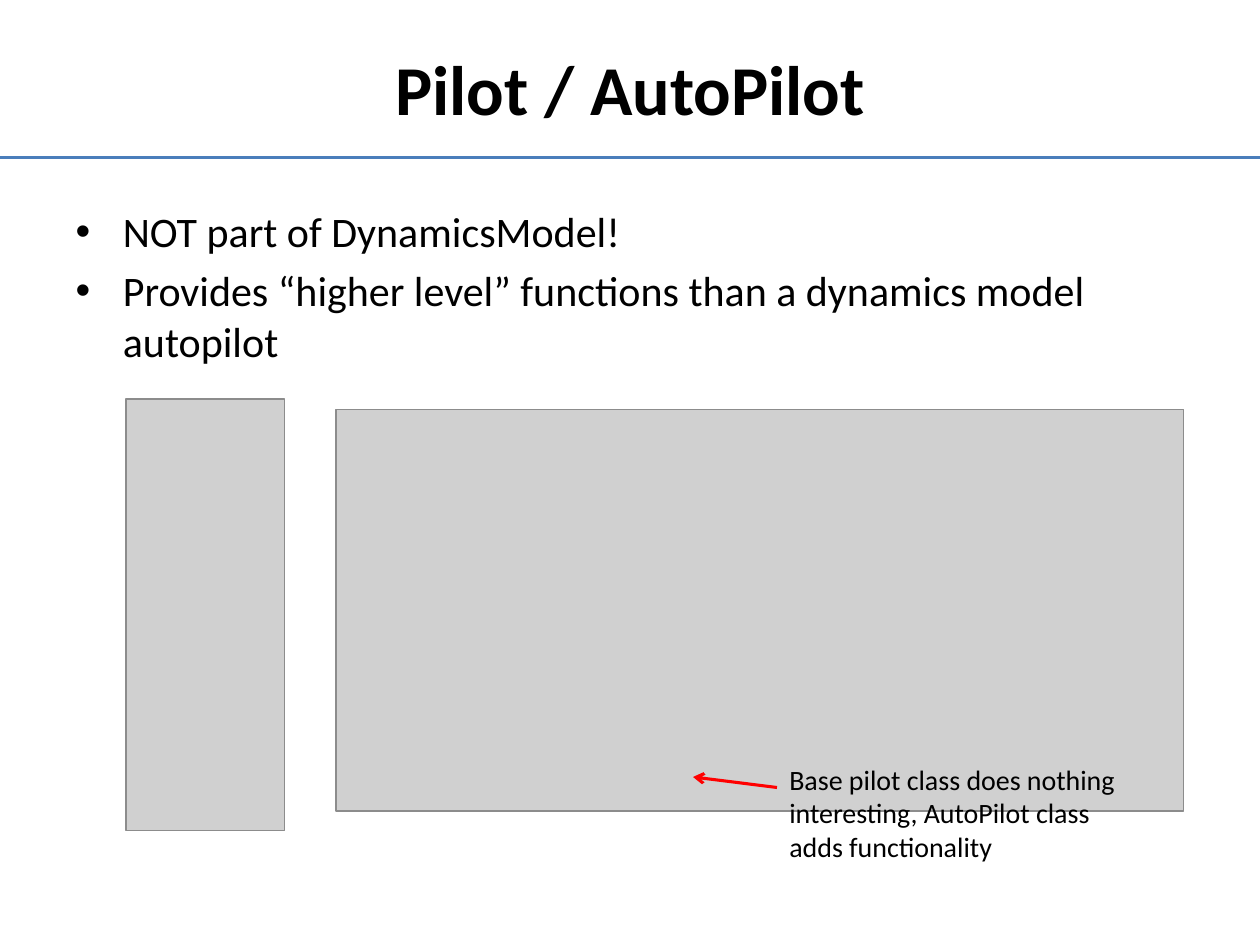
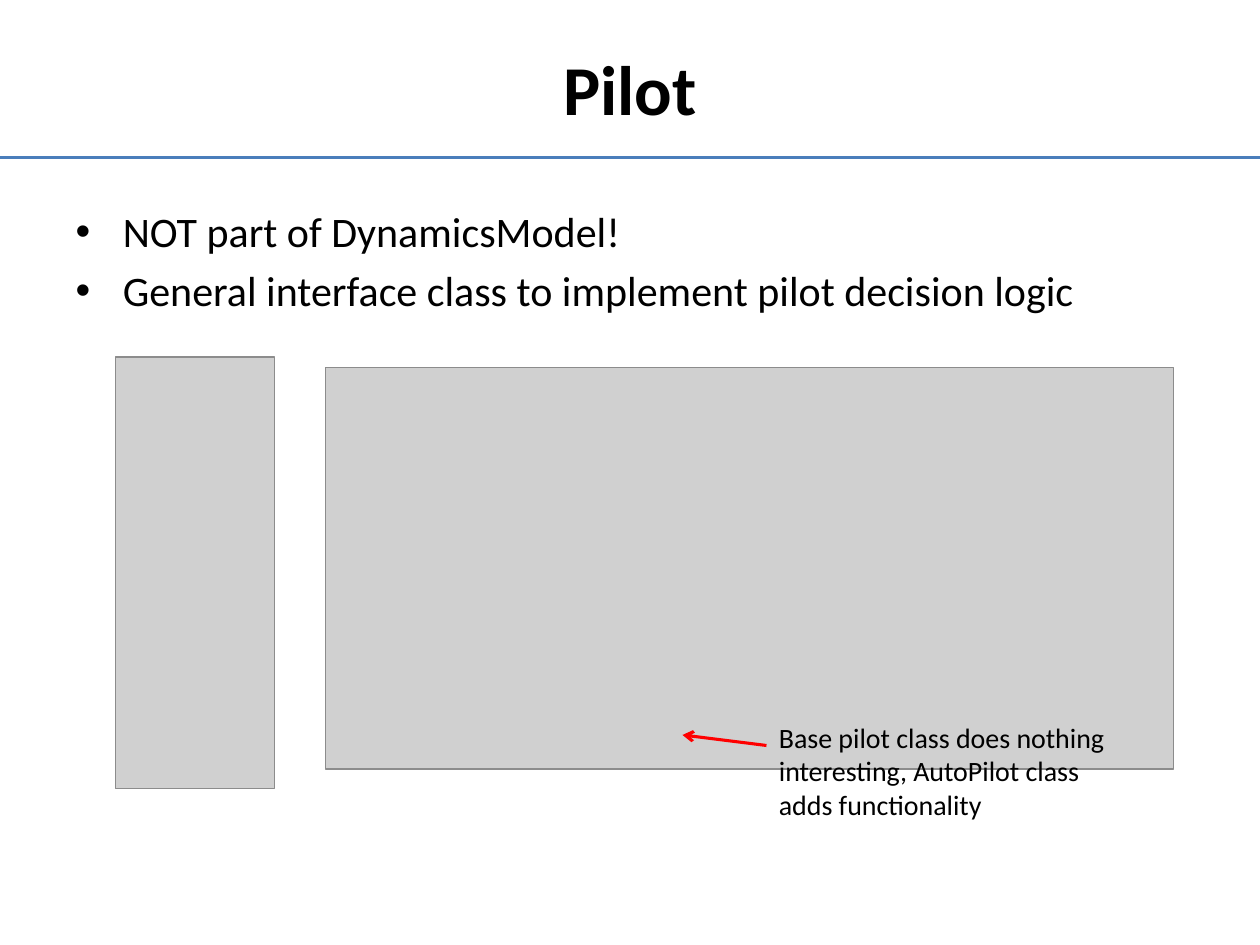
Before and after one commit to doughodson/OpenEaagles, a slide deck: slide 24 of doc/player-agent.pptx (slide 23 before the commit). Drawn at 1260x945 pixels with LibreOffice and Linux fonts; fonts in the diff are those of the drawing; grey boxes stand for pictures. Boxes give left, top, right and bottom in pixels: in the first picture for what was removed or moved away, otherwise in the second. Text is boxed around its words. In the diff, an @@ line names an element or a change of style, - is before the commit and + after.

```diff
--- a/doc/player-agent.pptx
+++ b/doc/player-agent.pptx
@@ title at (563,66,696,116): text changed @@
-Pilot / AutoPilot
+Pilot
@@ text at (123,276,1073,314): text changed @@
-• Provides “higher level” functions than a dynamics model autopilot
+• General interface class to implement pilot decision logic
@@ 2 pictures, 1 text, 1 arrow: place and size @@
-2 pictures, 1 text, 1 arrow at (126,399,1184,862)
+2 pictures, 1 text, 1 arrow at (116,357,1173,820)
```
Also in this commit, not shown: 10 other slides changed, 2 slides added, 1 slide removed.
